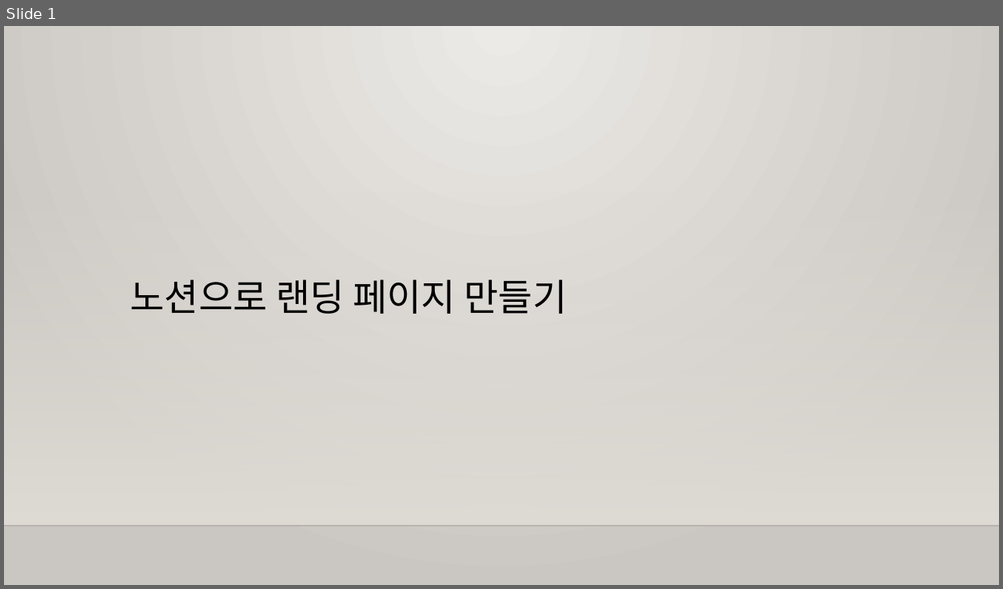
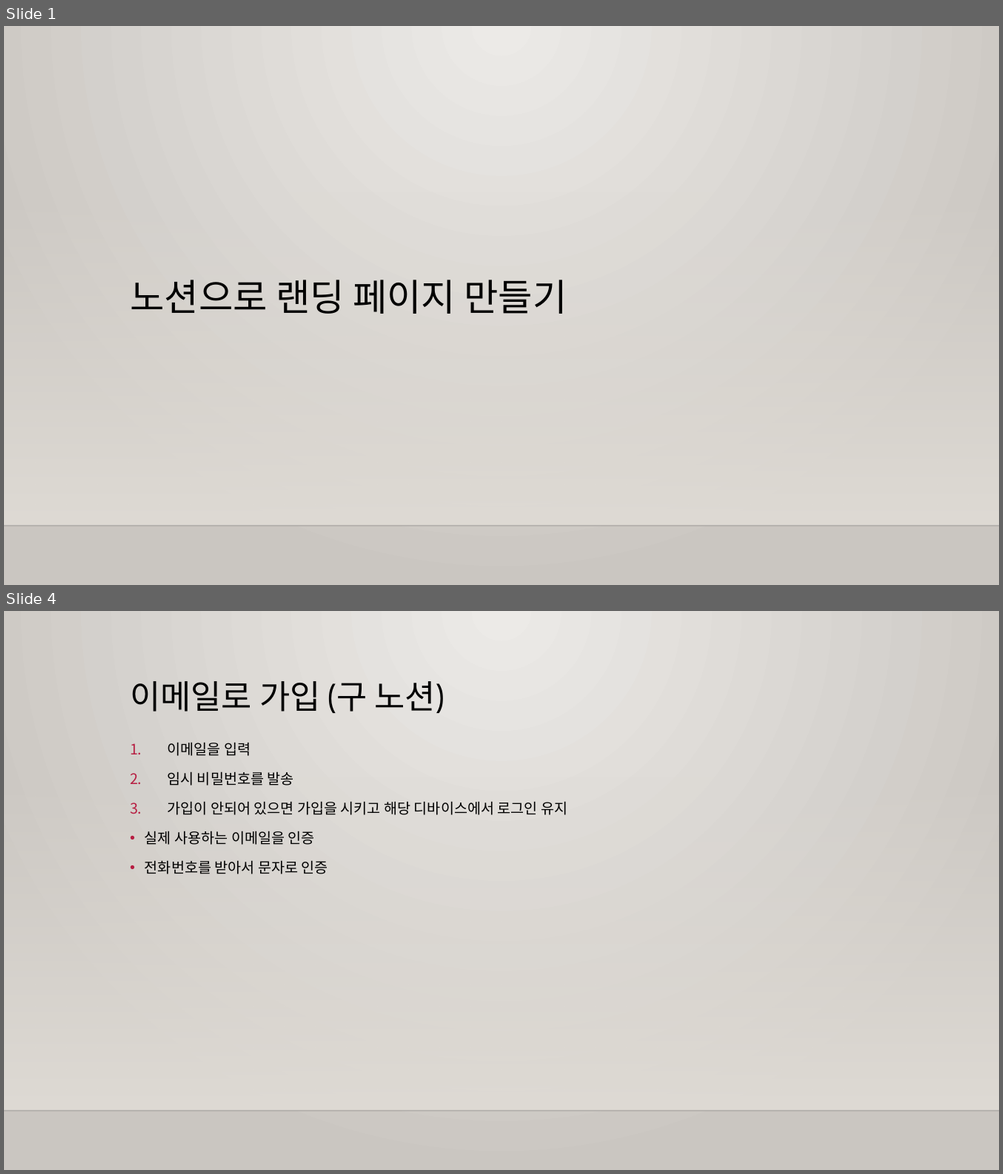
Before and after one commit to m00nlygreat/obsidian-vault, a slide deck: 노코드 엔지니어링/노션으로 랜딩페이지 만들기.pptx. Shown one above the other, each under a label of ours: slide 1 before the commit, slides 1 and 4 after it; the slides between them are not shown. The pictures are 1003x589 and 1003x1174 pixels, drawn with LibreOffice and Linux fonts; fonts in the diff are those of the drawing; background and template pictures are left out. Boxes give left, top, right and bottom in pixels: in the first picture for what was removed or moved away, otherwise in the second. Text is boxed around its words. In the diff, an @@ line names an element or a change of style, - is before the commit and + after.

```diff
--- a/노코드 엔지니어링/노션으로 랜딩페이지 만들기.pptx
+++ b/노코드 엔지니어링/노션으로 랜딩페이지 만들기.pptx
@@ slide 4 added at (4,611,999,1170), background gradient #ECEAE7 to #CAC7C1; not listed: 2 template elements that a slide beside it also shows @@
@@ title added at (130,681,444,713), 32 pt, text #000000 @@
+이메일로 가입 (구 노션)
@@ text added at (145,742,567,874), 14 pt, text #000000 @@
+1. 이메일을 입력
+2. 임시 비밀번호를 발송
+3. 가입이 안되어 있으면 가입을 시키고 해당 디바이스에서 로그인 유지
+• 실제 사용하는 이메일을 인증
+• 전화번호를 받아서 문자로 인증
```
Also in this commit, not shown: 7 slides changed, 16 other slides added, 3 slides removed, 3 other files.
